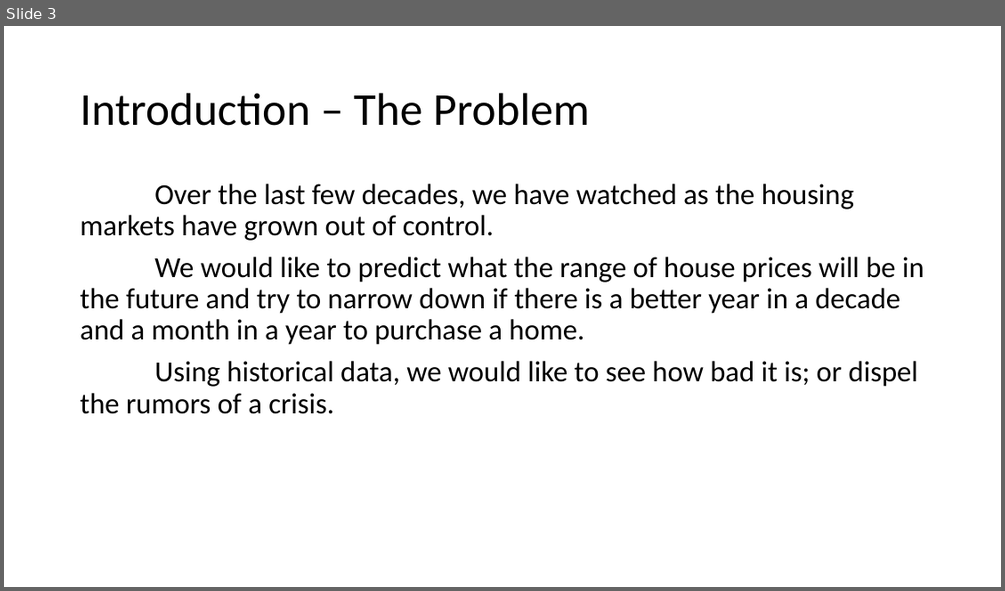
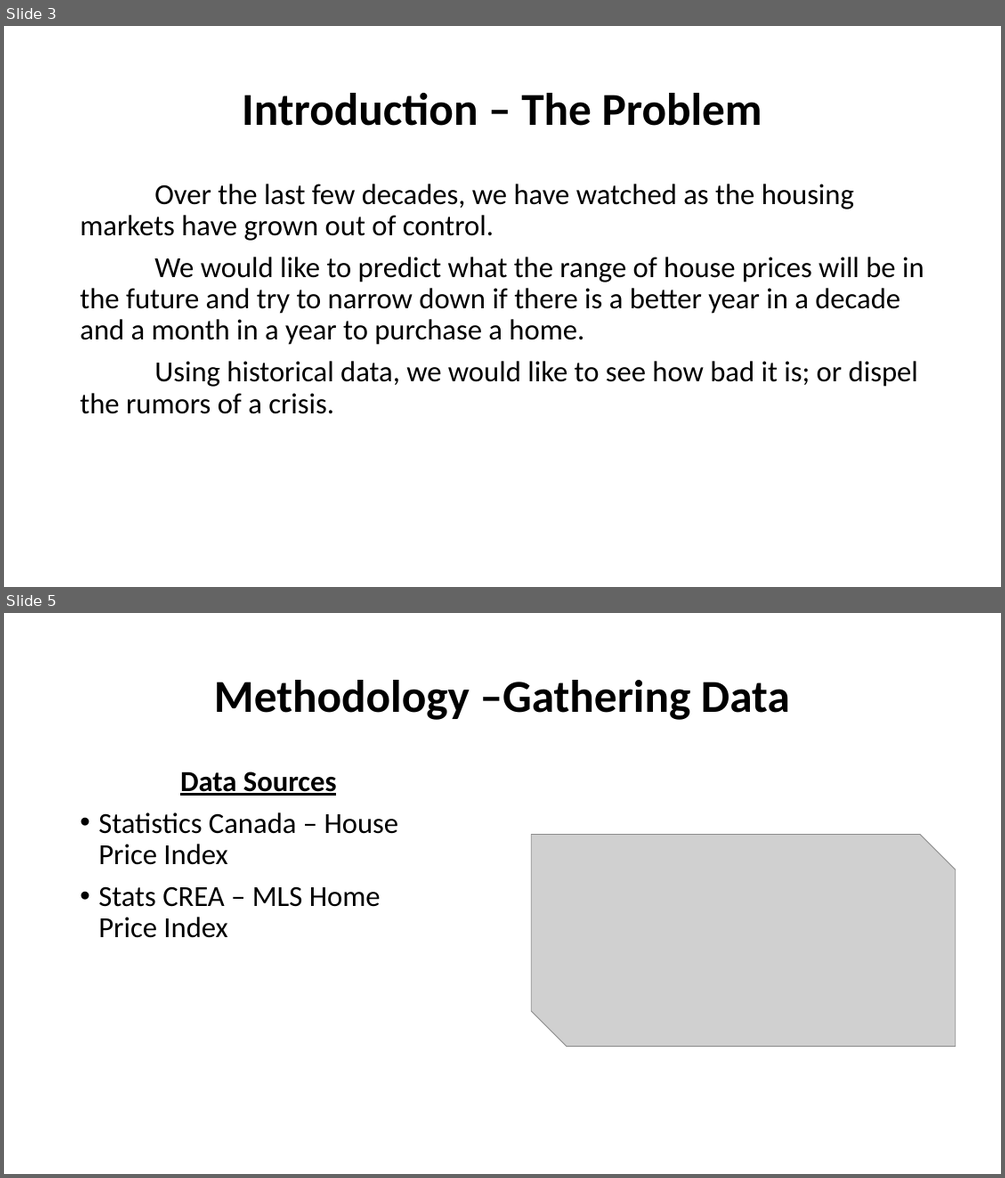
Before and after one commit to PMcTwist/Machine_Learn_Project, a slide deck: Presentation/Presentation_1.pptx. Shown one above the other, each under a label of ours: slide 3 before the commit, slides 3 and 5 after it; the slides between them are not shown. The pictures are 1005x591 and 1005x1178 pixels, drawn with LibreOffice and Linux fonts; fonts in the diff are those of the drawing; grey boxes stand for pictures. Boxes give left, top, right and bottom in pixels: in the first picture for what was removed or moved away, otherwise in the second. Text is boxed around its words. In the diff, an @@ line names an element or a change of style, - is before the commit and + after.

Commit message:
-Filled out most of the slides -Put at least place holders into outline -Found hilarious robot pictures <3
P@

```diff
--- a/Presentation/Presentation_1.pptx
+++ b/Presentation/Presentation_1.pptx
@@ slide 5 added at [4,613,1001,1174], background #FFFFFF @@
@@ title added at [214,680,790,720], 44 pt, text #000000, bold @@
+Methodology –Gathering Data
@@ text added at [98,771,399,938], 28 pt, text #000000 @@
+Data Sources
+• Statistics Canada – House Price Index
+• Stats CREA – MLS Home Price Index
@@ picture added at [531,835,955,1046] @@
@@ slide 3 changed as well @@
@@ title "Introduction – The Problem" at [242,93,762,126]: bold on; alignment left to centre @@
```
Also in this commit, not shown: 2 other slides changed, 6 other slides added, 1 slide removed.
